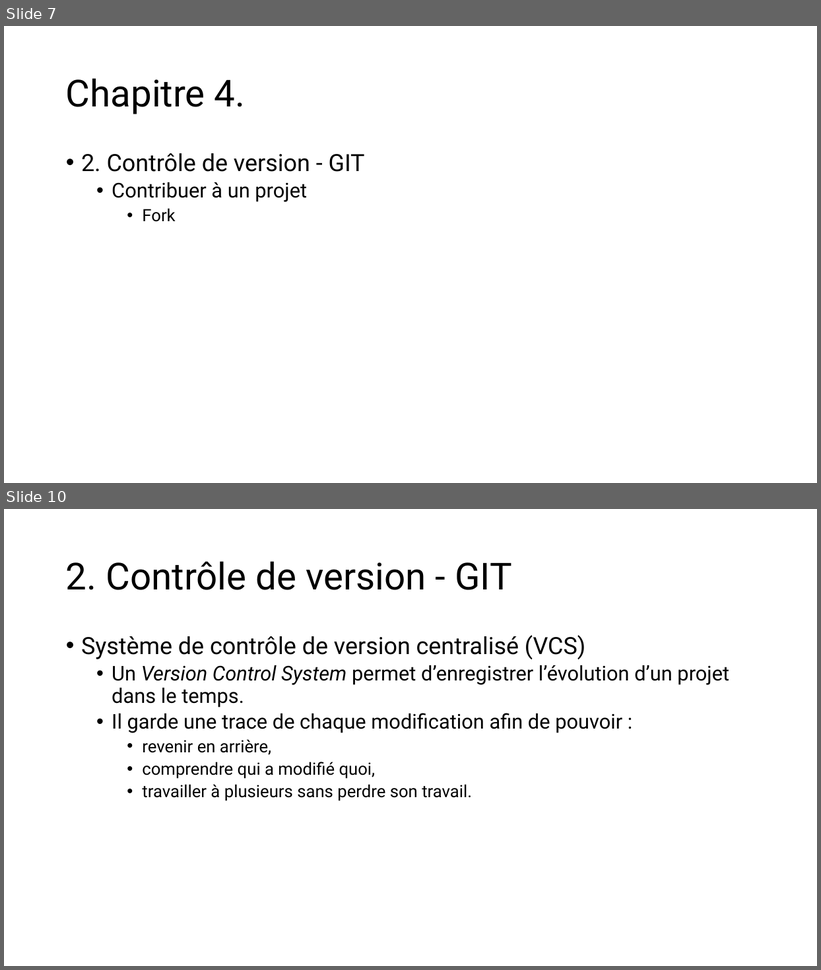
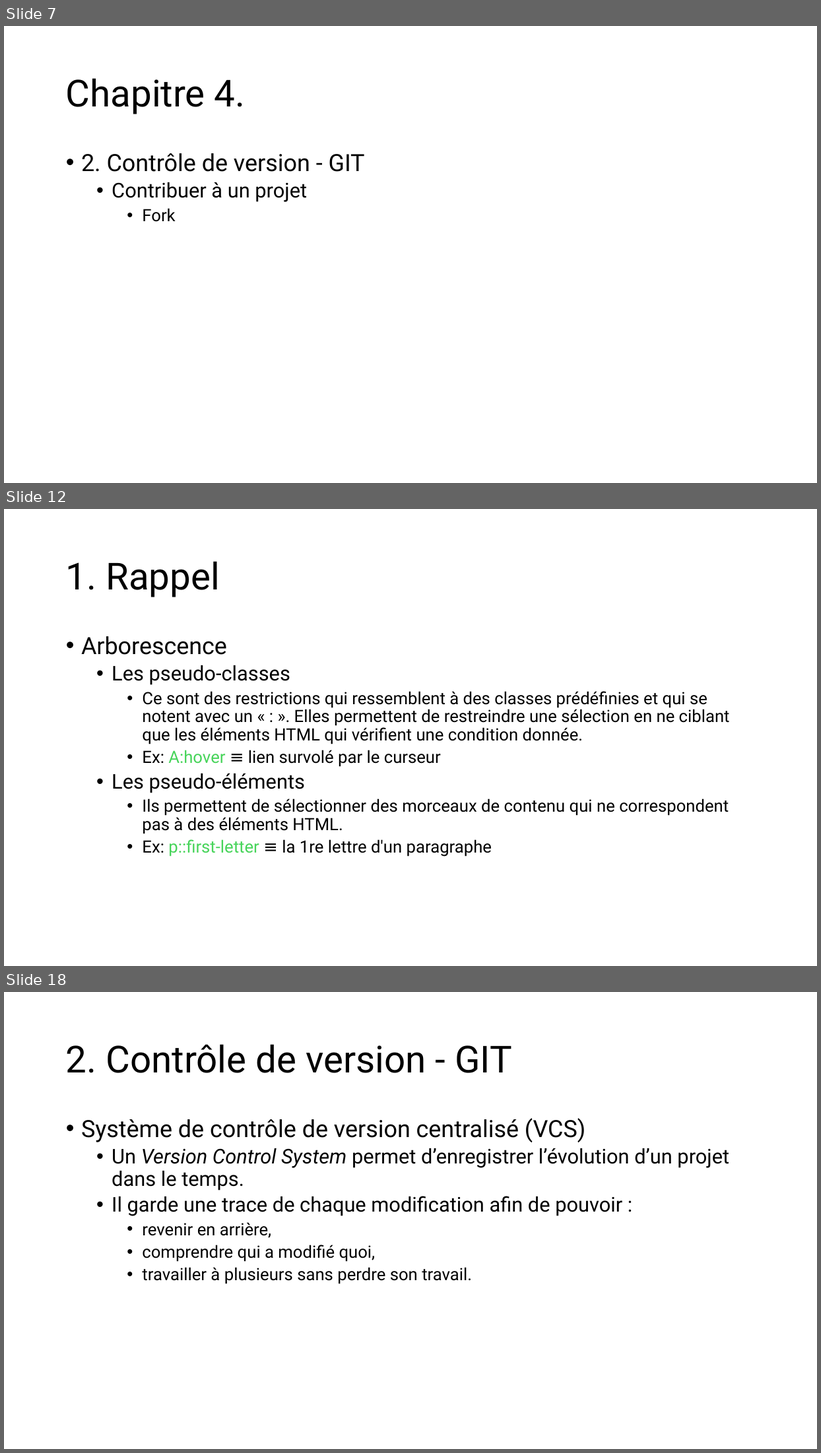
Before and after one commit to LJKhnor/Chapitre-4, a slide deck: Chapitre 4.pptx. Shown one above the other, each under a label of ours: slides 7 and 10 before the commit, slides 7, 12 and 18 after it; the slides between them are not shown. The pictures are 821x970 and 821x1453 pixels, drawn with LibreOffice and Linux fonts; fonts in the diff are those of the drawing. Boxes give left, top, right and bottom in pixels: in the first picture for what was removed or moved away, otherwise in the second. Text is boxed around its words. In the diff, an @@ line names an element or a change of style, - is before the commit and + after.

Commit message:
ajout des slides de rappel + fin de git

```diff
--- a/Chapitre 4.pptx
+++ b/Chapitre 4.pptx
@@ slide 12 added at (4, 509, 817, 966), background #FFFFFF @@
@@ title added at (66, 561, 220, 597), 44 pt, text #000000 @@
+1. Rappel
@@ text added at (81, 636, 730, 857), 20 pt, text #000000 @@
+• Arborescence
+  • Les pseudo-classes
+    • Ce sont des restrictions qui ressemblent à des classes prédéfinies et qui se notent avec un « : ». Elles permettent de restreindre une sélection en ne ciblant que les éléments HTML qui vérifient une condition donnée.
+    • Ex: A:hover ≡ lien survolé par le curseur
+  • Les pseudo-éléments
+    • Ils permettent de sélectionner des morceaux de contenu qui ne correspondent pas à des éléments HTML.
+    • Ex: p::first-letter ≡ la 1re lettre d'un paragraphe
@@ what was slide 10 is now slide 18 @@
```
Also in this commit, not shown: 11 slides changed, 13 other slides added, 22 slides removed.
